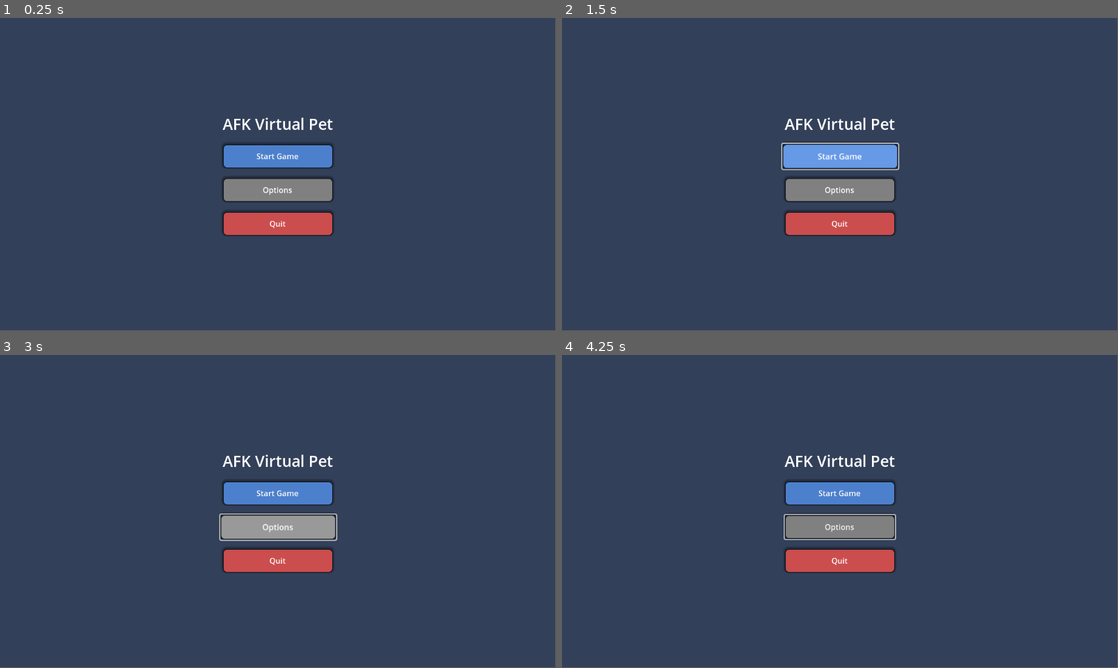
Above: before the commit, frames 1-4 (two rows, left to right).
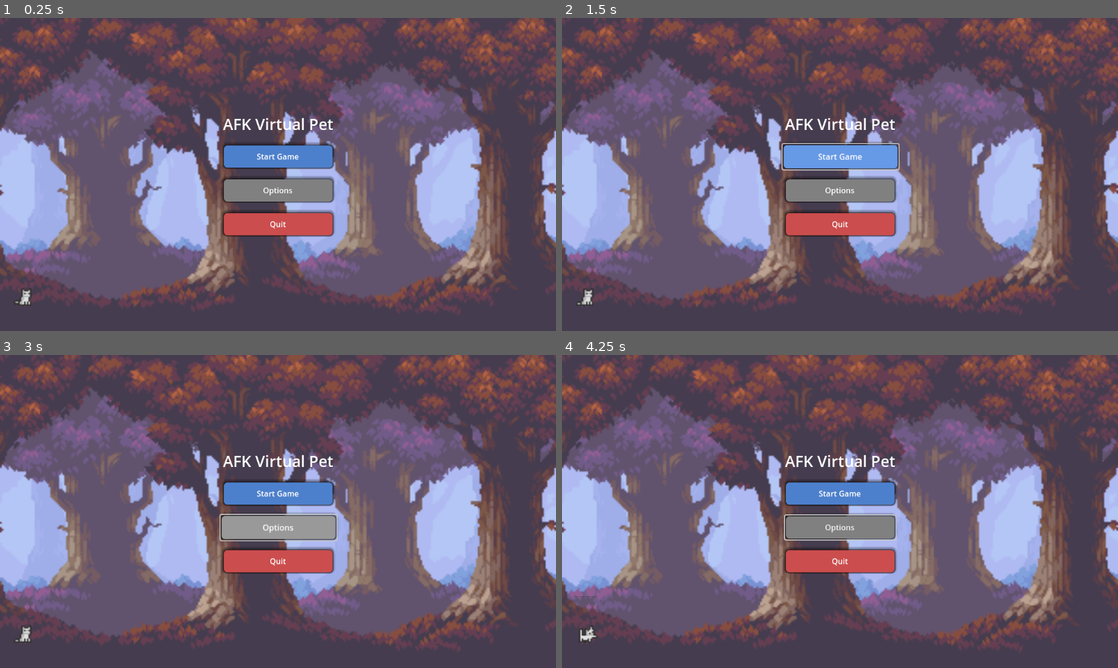
Above: after the commit, the same moments.

Repository: KBVE/playful-afk
Game: Godot game, scene res://gameplay/title/title.tscn
The game is run twice, just before and just after one commit, with the same random seed, the same clock (stepped at 60 frames per second) and the same inputs.
Inputs (mouse positions are in pixels of both pictures, inside the frame that each line leads up to):
- Up to frame 1 (0.25 s): no input
- Up to frame 2 (1.5 s): click "Start Game" at 0.5 s; click "Start Game" at 1.25 s
- Up to frame 3 (3 s): click "Start Game" at 2 s; click "Options" at 2.75 s
- Up to frame 4 (4.25 s): move the mouse to (962, 495) at 3.52 s
In our replay, the window is 799x449 before the commit and 800x450 after it. These sizes can differ from the game's own. Grey fills any space a smaller window leaves; there, only what the larger window draws over its background counts as a difference.

The runs differ from the first frame. In frame 1, 69% of the frame differs, in the area x 0-100%, y 0-96%; in frame 2, 69%; in frame 3, 69%; in frame 4, 69%.

Commit message:
fix(title): better title screen.
preparing the github build.

Diff:
--- a/afk/gameplay/title/title.gd
+++ b/afk/gameplay/title/title.gd
@@ -6,6 +6,21 @@
 @onready var start_button: Button = $VBoxContainer/StartButton
 @onready var options_button: Button = $VBoxContainer/OptionsButton
 @onready var quit_button: Button = $VBoxContainer/QuitButton
+@onready var background: RedForestSimple = $RedForestSimple
+
+# Cat testing variables
+var screen_width: float
+var screen_height: float
+var move_right: bool = true
+var cat_start_position: float = 0.0
+
+# Animation cycling during idle
+var animation_states: Array = ["sleeping", "eating", "playing", "happy", "sad"]
+var current_animation_index: int = 0
+var animation_change_timer: float = 0.0
+var animation_change_interval: float = 4.0  # Change animation every 4 seconds
+var idle_duration: float = 8.0  # Stay idle for 8 seconds total
+var idle_timer: float = 0.0
 
 func _ready() -> void:
 	# Connect button signals
@@ -15,6 +30,13 @@
 		options_button.pressed.connect(_on_options_pressed)
 	if quit_button:
 		quit_button.pressed.connect(_on_quit_pressed)
+
+	# Get screen dimensions
+	screen_width = get_viewport_rect().size.x
+	screen_height = get_viewport_rect().size.y
+
+	# Setup cat for testing
+	_setup_cat_testing()
 
 
 func _on_start_pressed() -> void:
@@ -31,3 +53,133 @@
 func _on_quit_pressed() -> void:
 	# Quit the game
 	get_tree().quit()
+
+
+func _setup_cat_testing() -> void:
+	if not NPCManager.cat:
+		print("ERROR: Cat not found in NPCManager")
+		return
+
+	print("Cat found! Current parent: %s" % NPCManager.cat.get_parent().name)
+	print("Cat initial position: %s" % NPCManager.cat.position)
+	print("Cat global position: %s" % NPCManager.cat.global_position)
+	print("Screen dimensions: %s x %s" % [screen_width, screen_height])
+
+	# IMPORTANT: Reparent cat to this Control node so it renders in the UI layer
+	var cat = NPCManager.cat
+	if cat.get_parent():
+		cat.get_parent().remove_child(cat)
+	add_child(cat)
+
+	# Position cat at bottom left of screen
+	cat.position = Vector2(50, screen_height - 100)
+	cat_start_position = cat.position.x
+
+	# Scale up the cat so it's visible (32x32 sprite might be small)
+	cat.scale = Vector2(3, 3)
+
+	# Make sure cat is visible
+	cat.visible = true
+	cat.z_index = 100  # Make sure it's on top
+
+	# Disable physics - prevent cat from falling
+	cat.set_physics_process(false)
+
+	# Disable player control and state timer
+	cat.set_player_controlled(true)  # This stops the random state timer
+
+	# Stop the state timer completely for title screen testing
+	if cat.state_timer:
+		cat.state_timer.stop()
+		print("Cat state timer stopped for testing")
+
+	# Check if controller exists
+	if not cat.controller:
+		print("ERROR: Cat controller not found!")
+		return
+
+	print("Cat controller found!")
+	print("AnimatedSprite2D: %s" % cat.controller.animated_sprite)
+
+	# Start in idle state - will begin moving after idle period
+	if cat.controller.animated_sprite:
+		idle_timer = 0.0
+		cat.controller.play_state("idle")
+		print("Cat starting in idle state")
+	else:
+		print("ERROR: AnimatedSprite2D not found!")
+
+	print("Cat testing setup complete - Position: %s, Scale: %s" % [cat.position, cat.scale])
+	print("Controller will handle movement and animations")
+
+
+func _process(delta: float) -> void:
+	if not NPCManager.cat:
+		return
+
+	var cat = NPCManager.cat
+	var controller = cat.controller
+
+	# Let controller handle movement
+	controller.update_movement(delta)
+
+	# Update background parallax based on cat's position
+	_update_background_scroll(cat)
+
+	# Handle idle behavior
+	if not controller.is_moving():
+		_handle_idle_animations(delta)
+	else:
+		# Reset idle timers when moving
+		idle_timer = 0.0
+		animation_change_timer = 0.0
+
+
+func _update_background_scroll(cat: Cat) -> void:
+	if not background:
+		return
+
+	# Calculate how far the cat has moved from its starting position
+	var cat_offset = cat.position.x - cat_start_position
+
+	# Scroll the background based on cat's movement
+	# The shader will apply parallax effect at different speeds for each layer
+	background.scroll_to(cat_offset)
+
+
+func _handle_idle_animations(delta: float) -> void:
+	# Update timers
+	idle_timer += delta
+	animation_change_timer += delta
+
+	# Play idle for first 2 seconds, then cycle through other animations
+	if idle_timer > 2.0 and animation_change_timer >= animation_change_interval:
+		animation_change_timer = 0.0
+		_cycle_cat_animation()
+
+	# After idle duration, start moving to opposite edge
+	if idle_timer >= idle_duration:
+		idle_timer = 0.0
+		animation_change_timer = 0.0
+
+		# Calculate target position (opposite edge)
+		var target_x = (screen_width - 50) if move_right else 50
+		move_right = not move_right
+
+		# Tell controller to move to target
+		NPCManager.cat.controller.move_to_position(target_x)
+		print("Cat moving to: %s" % ("right edge" if not move_right else "left edge"))
+
+
+func _cycle_cat_animation() -> void:
+	# Move to next animation
+	current_animation_index = (current_animation_index + 1) % animation_states.size()
+	var new_state = animation_states[current_animation_index]
+
+	# Play the animation
+	NPCManager.cat.controller.play_state(new_state)
+
+	print("Testing animation: %s (combo: %s)" % [
+		new_state,
+		NPCManager.cat.controller.get_animation_sequence(new_state)
+	])
--- a/afk/gameplay/title/title.tscn
+++ b/afk/gameplay/title/title.tscn
@@ -1,7 +1,8 @@
-[gd_scene load_steps=3 format=3 uid="uid://c8jxqm3vhqw7f"]
+[gd_scene load_steps=4 format=3 uid="uid://c8jxqm3vhqw7f"]
 
 [ext_resource type="Script" path="res://gameplay/title/title.gd" id="1_title"]
 [ext_resource type="PackedScene" uid="uid://bxk8qm3vhqw7g" path="res://nodes/ui/buttons/main_button.tscn" id="2_main_button"]
+[ext_resource type="PackedScene" uid="uid://red_forest_simple" path="res://nodes/background/red_forest/red_forest_simple.tscn" id="3_background"]
 
 [node name="Title" type="Control"]
 layout_mode = 3
@@ -12,7 +13,11 @@
 grow_vertical = 2
 script = ExtResource("1_title")
 
+[node name="RedForestSimple" parent="." instance=ExtResource("3_background")]
+layout_mode = 1
+
 [node name="ColorRect" type="ColorRect" parent="."]
+visible = false
 layout_mode = 1
 anchors_preset = 15
 anchor_right = 1.0
--- /dev/null
+++ b/afk/nodes/background/red_forest/parallax_scroll.gdshader
@@ -0,0 +1,15 @@
+shader_type canvas_item;
+
+uniform float scroll_offset = 0.0;
+
+void fragment() {
+	// Offset the UV coordinates based on scroll
+	vec2 uv = UV;
+	uv.x += scroll_offset / 1000.0; // Divide to control scroll speed
+
+	// Wrap UV coordinates to prevent glitching at boundaries
+	uv.x = fract(uv.x);
+
+	// Sample the texture with wrapped coordinates
+	COLOR = texture(TEXTURE, uv);
+}
--- /dev/null
+++ b/afk/nodes/background/red_forest/red_forest_background.gd
@@ -0,0 +1,68 @@
+extends ParallaxBackground
+class_name RedForestBackground
+
+## RedForestBackground - Parallax background for the red forest theme
+## Works with Camera2D for proper parallax scrolling
+## Each layer scrolls at different speeds based on motion_scale
+
+# Layer references
+var layer1: ParallaxLayer
+var layer2: ParallaxLayer
+var layer3: ParallaxLayer
+
+
+func _ready() -> void:
+	# Get layer references
+	layer1 = $Layer1
+	layer2 = $Layer2
+	layer3 = $Layer3
+
+	# Scale the sprites to be larger and fill the viewport
+	call_deferred("_scale_background_layers")
+
+	print("Red Forest Background initialized with %d layers" % get_child_count())
+
+	# The parallax scrolling is now handled automatically by the Camera2D
+	# Each layer's motion_scale determines how fast it scrolls relative to camera
+
+
+func _scale_background_layers() -> void:
+	# Get viewport to calculate proper scaling
+	var viewport = get_viewport()
+	if not viewport:
+		return
+
+	var viewport_size = viewport.get_visible_rect().size
+
+	var sprite1 = layer1.get_node("Sprite2D") as Sprite2D
+	var sprite2 = layer2.get_node("Sprite2D") as Sprite2D
+	var sprite3 = layer3.get_node("Sprite2D") as Sprite2D
+
+	# Scale each layer to fit viewport height perfectly
+	_scale_sprite_to_viewport(sprite1, viewport_size)
+	_scale_sprite_to_viewport(sprite2, viewport_size)
+	_scale_sprite_to_viewport(sprite3, viewport_size)
+
+	print("Background layers scaled to fit viewport: %s" % viewport_size)
+
+
+func _scale_sprite_to_viewport(sprite: Sprite2D, viewport_size: Vector2) -> void:
+	if not sprite or not sprite.texture:
+		return
+
+	var texture_size = sprite.texture.get_size()
+
+	# Calculate scale to cover both width AND height (use the larger scale)
+	var scale_x = viewport_size.x / texture_size.x
+	var scale_y = viewport_size.y / texture_size.y
+
+	# Use the larger scale to ensure full coverage in both dimensions
+	# Add extra multiplier to ensure no gaps with parallax
+	var final_scale = max(scale_x, scale_y) * 1.6  # 60% extra to cover parallax scrolling
+
+	sprite.scale = Vector2(final_scale, final_scale)
+
+	# Center the sprite in the viewport
+	sprite.position = viewport_size / 2.0
+
+	print("Sprite scaled: texture=%s, viewport=%s, scale=%s, pos=%s" % [texture_size, viewport_size, sprite.scale, sprite.position])
--- /dev/null
+++ b/afk/nodes/background/red_forest/red_forest_background.tscn
@@ -0,0 +1,30 @@
+[gd_scene load_steps=5 format=3 uid="uid://red_forest_bg"]
+
+[ext_resource type="Script" path="res://nodes/background/red_forest/red_forest_background.gd" id="1_script"]
+[ext_resource type="Texture2D" path="res://nodes/background/red_forest/background_layer_1.png" id="2_layer1"]
+[ext_resource type="Texture2D" path="res://nodes/background/red_forest/background_layer_2.png" id="3_layer2"]
+[ext_resource type="Texture2D" path="res://nodes/background/red_forest/background_layer_3.png" id="4_layer3"]
+
+[node name="RedForestBackground" type="ParallaxBackground"]
+script = ExtResource("1_script")
+
+[node name="Layer1" type="ParallaxLayer" parent="."]
+motion_scale = Vector2(0.2, 1.0)
+
+[node name="Sprite2D" type="Sprite2D" parent="Layer1"]
+texture = ExtResource("2_layer1")
+centered = true
+
+[node name="Layer2" type="ParallaxLayer" parent="."]
+motion_scale = Vector2(0.5, 1.0)
+
+[node name="Sprite2D" type="Sprite2D" parent="Layer2"]
+texture = ExtResource("3_layer2")
+centered = true
+
+[node name="Layer3" type="ParallaxLayer" parent="."]
+motion_scale = Vector2(0.8, 1.0)
+
+[node name="Sprite2D" type="Sprite2D" parent="Layer3"]
+texture = ExtResource("4_layer3")
+centered = true
--- /dev/null
+++ b/afk/nodes/background/red_forest/red_forest_container.gd
@@ -0,0 +1,83 @@
+extends SubViewportContainer
+class_name RedForestContainer
+
+## RedForestContainer - Wraps the parallax background in a SubViewport
+## This allows proper rendering of the parallax background as a UI element
+## The background renders in its own viewport with a camera
+
+@onready var viewport: SubViewport = $SubViewport
+@onready var parallax_bg: ParallaxBackground = $SubViewport/RedForestBackground
+@onready var camera: Camera2D = $SubViewport/Camera2D
+
+## Camera scroll speed (how responsive the camera follows the target)
+@export var camera_scroll_speed: float = 100.0
+
+## Enable/disable auto-scrolling
+@export var auto_scroll: bool = false
+
+## Auto-scroll direction
+@export var scroll_direction: float = 1.0
+
+# Camera position
+var camera_position: Vector2 = Vector2.ZERO
+
+
+func _ready() -> void:
+	# Make sure viewport updates
+	if viewport:
+		viewport.render_target_update_mode = SubViewport.UPDATE_ALWAYS
+
+	# Set viewport size to match container
+	call_deferred("_resize_viewport")
+
+	print("RedForestContainer initialized")
+
+
+func _resize_viewport() -> void:
+	if viewport:
+		var container_size = size
+		viewport.size = container_size
+		print("Viewport resized to: %s" % container_size)
+
+
+func _process(delta: float) -> void:
+	if not camera:
+		return
+
+	if auto_scroll:
+		# Auto-scroll the camera
+		camera_position.x += camera_scroll_speed * scroll_direction * delta
+		camera.position = camera_position
+
+
+func _notification(what: int) -> void:
+	if what == NOTIFICATION_RESIZED:
+		# Container was resized, update viewport
+		call_deferred("_resize_viewport")
+
+
+## Scroll the background by moving the camera
+func scroll_to_position(pos: Vector2) -> void:
+	if camera:
+		camera_position = pos
+		camera.position = camera_position
+
+
+## Smooth scroll the camera to a position
+func scroll_smooth(target_x: float, delta: float, speed: float = 100.0) -> void:
+	if camera:
+		camera_position.x = lerp(camera_position.x, target_x, speed * delta)
+		camera.position = camera_position
+
+
+## Enable/disable auto-scrolling
+func set_auto_scroll(enabled: bool, direction: float = 1.0) -> void:
+	auto_scroll = enabled
+	scroll_direction = direction
+
+
+## Reset camera position
+func reset_camera() -> void:
+	camera_position = Vector2.ZERO
+	if camera:
+		camera.position = Vector2.ZERO
--- /dev/null
+++ b/afk/nodes/background/red_forest/red_forest_container.tscn
@@ -0,0 +1,23 @@
+[gd_scene load_steps=3 format=3 uid="uid://red_forest_container"]
+
+[ext_resource type="Script" path="res://nodes/background/red_forest/red_forest_container.gd" id="1_container"]
+[ext_resource type="PackedScene" uid="uid://red_forest_bg" path="res://nodes/background/red_forest/red_forest_background.tscn" id="2_background"]
+
+[node name="RedForestContainer" type="SubViewportContainer"]
+anchors_preset = 15
+anchor_right = 1.0
+anchor_bottom = 1.0
+grow_horizontal = 2
+grow_vertical = 2
+stretch = true
+script = ExtResource("1_container")
+
+[node name="SubViewport" type="SubViewport" parent="."]
+transparent_bg = false
+handle_input_locally = false
+size = Vector2i(1152, 648)
+render_target_update_mode = 4
+
+[node name="Camera2D" type="Camera2D" parent="SubViewport"]
+
+[node name="RedForestBackground" parent="SubViewport" instance=ExtResource("2_background")]
--- /dev/null
+++ b/afk/nodes/background/red_forest/red_forest_simple.gd
@@ -0,0 +1,36 @@
+extends Control
+class_name RedForestSimple
+
+## Simple layered background using TextureRect nodes
+## No SubViewport complexity - just layers that scroll at different speeds
+
+@export var scroll_speed_layer1: float = 0.2
+@export var scroll_speed_layer2: float = 0.5
+@export var scroll_speed_layer3: float = 0.8
+
+@onready var layer1: TextureRect = $Layer1
+@onready var layer2: TextureRect = $Layer2
+@onready var layer3: TextureRect = $Layer3
+
+var scroll_offset: float = 0.0
+
+
+func _ready() -> void:
+	print("RedForestSimple initialized")
+
+
+## Scroll all layers based on an offset
+func scroll_to(offset: float) -> void:
+	scroll_offset = offset
+
+	if layer1:
+		layer1.material.set_shader_parameter("scroll_offset", scroll_offset * scroll_speed_layer1)
+	if layer2:
+		layer2.material.set_shader_parameter("scroll_offset", scroll_offset * scroll_speed_layer2)
+	if layer3:
+		layer3.material.set_shader_parameter("scroll_offset", scroll_offset * scroll_speed_layer3)
+
+
+## Reset scroll
+func reset() -> void:
+	scroll_to(0.0)
--- /dev/null
+++ b/afk/nodes/background/red_forest/red_forest_simple.tscn
@@ -0,0 +1,64 @@
+[gd_scene load_steps=10 format=3 uid="uid://red_forest_simple"]
+
+[ext_resource type="Script" path="res://nodes/background/red_forest/red_forest_simple.gd" id="1_script"]
+[ext_resource type="Texture2D" path="res://nodes/background/red_forest/background_layer_1.png" id="2_layer1"]
+[ext_resource type="Texture2D" path="res://nodes/background/red_forest/background_layer_2.png" id="3_layer2"]
+[ext_resource type="Texture2D" path="res://nodes/background/red_forest/background_layer_3.png" id="4_layer3"]
+[ext_resource type="Shader" path="res://nodes/background/red_forest/parallax_scroll.gdshader" id="5_shader"]
+
+[sub_resource type="ShaderMaterial" id="ShaderMaterial_0"]
+shader = ExtResource("5_shader")
+shader_parameter/scroll_offset = 0.0
+
+[sub_resource type="ShaderMaterial" id="ShaderMaterial_1"]
+shader = ExtResource("5_shader")
+shader_parameter/scroll_offset = 0.0
+
+[sub_resource type="ShaderMaterial" id="ShaderMaterial_2"]
+shader = ExtResource("5_shader")
+shader_parameter/scroll_offset = 0.0
+
+[node name="RedForestSimple" type="Control"]
+layout_mode = 3
+anchors_preset = 15
+anchor_right = 1.0
+anchor_bottom = 1.0
+grow_horizontal = 2
+grow_vertical = 2
+script = ExtResource("1_script")
+
+[node name="Layer1" type="TextureRect" parent="."]
+material = SubResource("ShaderMaterial_0")
+layout_mode = 1
+anchors_preset = 15
+anchor_right = 1.0
+anchor_bottom = 1.0
+grow_horizontal = 2
+grow_vertical = 2
+texture = ExtResource("2_layer1")
+expand_mode = 1
+stretch_mode = 5
+
+[node name="Layer2" type="TextureRect" parent="."]
+material = SubResource("ShaderMaterial_1")
+layout_mode = 1
+anchors_preset = 15
+anchor_right = 1.0
+anchor_bottom = 1.0
+grow_horizontal = 2
+grow_vertical = 2
+texture = ExtResource("3_layer2")
+expand_mode = 1
+stretch_mode = 5
+
+[node name="Layer3" type="TextureRect" parent="."]
+material = SubResource("ShaderMaterial_2")
+layout_mode = 1
+anchors_preset = 15
+anchor_right = 1.0
+anchor_bottom = 1.0
+grow_horizontal = 2
+grow_vertical = 2
+texture = ExtResource("4_layer3")
+expand_mode = 1
+stretch_mode = 5
--- a/afk/nodes/npc/cat/cat_controller.gd
+++ b/afk/nodes/npc/cat/cat_controller.gd
@@ -14,13 +14,13 @@
 ## Animation mapping - maps state names to animation sequences (can be combos)
 var animation_sequences: Dictionary = {
 	# State: [animation_row_1, animation_row_2, ...] - plays in sequence
-	"idle": ["row1"],                    # Simple idle loop
-	"walking": ["row2"],                 # Walking loop
-	"sleeping": ["row3", "row4"],        # Combo: Get into bed → Sleep loop
-	"waking_up": ["row5"],               # Wake up animation
-	"eating": ["row6"],                  # Eating animation
-	"playing": ["row7", "row8"],         # Combo: Start playing → Playing loop
-	"happy": ["row9"],                   # Happy emotion
+	"idle": ["row1", "row2"],                    # Simple idle loop
+	"walking": ["row5"],                 # Walking loop
+	"sleeping": ["row3", "row7"],        # Combo: Get into bed → Sleep loop
+	"waking_up": ["row4"],               # Wake up animation
+	"eating": ["row8"],                  # Eating animation
+	"playing": ["row9"],         # Combo: Start playing → Playing loop
+	"happy": ["row6"],                   # Happy emotion
 	"sad": ["row10"],                    # Sad emotion
 }
 
@@ -32,6 +32,17 @@
 ## Movement settings
 var move_speed: float = 50.0
 var move_direction: Vector2 = Vector2.ZERO
+
+## Movement state system
+enum MovementState { IDLE, ACCELERATING, MOVING, DECELERATING }
+var movement_state: MovementState = MovementState.IDLE
+var current_speed: float = 0.0
+var max_speed: float = 100.0
+var acceleration_rate: float = 400.0
+var deceleration_rate: float = 400.0
+var target_position_x: float = 0.0
+var deceleration_distance: float = 60.0
+var is_auto_moving: bool = false
 
 
 func _init(cat_instance: Cat = null) -> void:
@@ -198,3 +209,137 @@
 	print("=== Available Animation Sequences ===")
 	for state in animation_sequences.keys():
 		print("  %s: %s" % [state, animation_sequences[state]])
+
+
+## Start automatic movement to a target position
+func move_to_position(target_x: float) -> void:
+	if not cat:
+		return
+
+	target_position_x = target_x
+	is_auto_moving = true
+
+	# Determine direction
+	var direction = 1 if target_x > cat.global_position.x else -1
+	move_direction = Vector2(direction, 0)
+
+	# Start accelerating
+	movement_state = MovementState.ACCELERATING
+	current_speed = 0.0
+
+	print("Starting auto-move to position: %s" % target_x)
+
+
+## Update movement (call this from _process or _physics_process)
+func update_movement(delta: float) -> void:
+	if not cat or not is_auto_moving:
+		return
+
+	match movement_state:
+		MovementState.IDLE:
+			_handle_movement_idle()
+		MovementState.ACCELERATING:
+			_handle_movement_acceleration(delta)
+		MovementState.MOVING:
+			_handle_movement_moving(delta)
+		MovementState.DECELERATING:
+			_handle_movement_deceleration(delta)
+
+
+func _handle_movement_idle() -> void:
+	current_speed = 0.0
+	# Keep playing current animation (idle or other)
+
+
+func _handle_movement_acceleration(delta: float) -> void:
+	if not cat:
+		return
+
+	# Start walking animation
+	if current_speed == 0.0:
+		play_state("walking")
+
+	# Accelerate
+	current_speed += acceleration_rate * delta
+	current_speed = min(current_speed, max_speed)
+
+	# Move cat
+	cat.global_position.x += current_speed * delta * move_direction.x
+
+	# Flip sprite
+	if animated_sprite:
+		animated_sprite.flip_h = (move_direction.x < 0)
+
+	# Transition to full speed movement
+	if current_speed >= max_speed:
+		movement_state = MovementState.MOVING
+
+
+func _handle_movement_moving(delta: float) -> void:
+	if not cat:
+		return
+
+	# Move at constant speed
+	cat.global_position.x += current_speed * delta * move_direction.x
+
+	# Check distance to target
+	var distance_to_target = abs(target_position_x - cat.global_position.x)
+
+	# Start decelerating when close
+	if distance_to_target <= deceleration_distance:
+		movement_state = MovementState.DECELERATING
+
+
+func _handle_movement_deceleration(delta: float) -> void:
+	if not cat:
+		return
+
+	# Check distance to target
+	var distance_to_target = abs(target_position_x - cat.global_position.x)
+
+	# If very close to target, just coast there slowly
+	if distance_to_target < 5.0:
+		# Move directly to target at very slow speed
+		var move_amount = min(distance_to_target, 20.0 * delta)
+		cat.global_position.x += move_amount * move_direction.x
+
+		# Check if reached
+		if abs(target_position_x - cat.global_position.x) < 1.0:
+			current_speed = 0.0
+			movement_state = MovementState.IDLE
+			is_auto_moving = false
+			play_state("idle")
+			print("Reached target position")
+		return
+
+	# Normal deceleration
+	current_speed -= deceleration_rate * delta
+	current_speed = max(current_speed, 0.0)
+
+	# Continue moving
+	cat.global_position.x += current_speed * delta * move_direction.x
+
+	# Check if stopped too early (shouldn't happen with proper distance calculation)
+	if current_speed <= 0.0:
+		current_speed = 0.0
+		movement_state = MovementState.IDLE
+		is_auto_moving = false
+		play_state("idle")
+		print("Stopped before reaching target")
+
+
+## Stop automatic movement
+func stop_auto_movement() -> void:
+	is_auto_moving = false
+	movement_state = MovementState.IDLE
+	current_speed = 0.0
+
+
+## Check if currently auto-moving
+func is_moving() -> bool:
+	return is_auto_moving and movement_state != MovementState.IDLE
+
+
+## Get current movement state
+func get_movement_state() -> MovementState:
+	return movement_state
--- a/afk/project.godot
+++ b/afk/project.godot
@@ -20,6 +20,10 @@
 EventManager="*res://nodes/events/event_manager.gd"
 NPCManager="*res://nodes/npc/npc_manager.gd"
 
+[display]
+
+window/stretch/mode="viewport"
+
 [rendering]
 
 renderer/rendering_method="gl_compatibility"
Binary file added: afk/nodes/background/red_forest/background_layer_1.png
Not shown, added: afk/nodes/background/red_forest/background_layer_1.png.import
Binary file added: afk/nodes/background/red_forest/background_layer_2.png
Not shown, added: afk/nodes/background/red_forest/background_layer_2.png.import
Binary file added: afk/nodes/background/red_forest/background_layer_3.png
Not shown, added: afk/nodes/background/red_forest/background_layer_3.png.import
Not shown, added: afk/nodes/background/red_forest/parallax_scroll.gdshader.uid
Not shown, added: afk/nodes/background/red_forest/red_forest_background.gd.uid
Not shown, added: afk/nodes/background/red_forest/red_forest_container.gd.uid
Not shown, added: afk/nodes/background/red_forest/red_forest_simple.gd.uid
Not shown, added: afk/nodes/npc/cat/cat_controller.gd.uid
Not shown, added: afk/nodes/npc/npc_manager.gd.uid
(and 1 more such lines)
